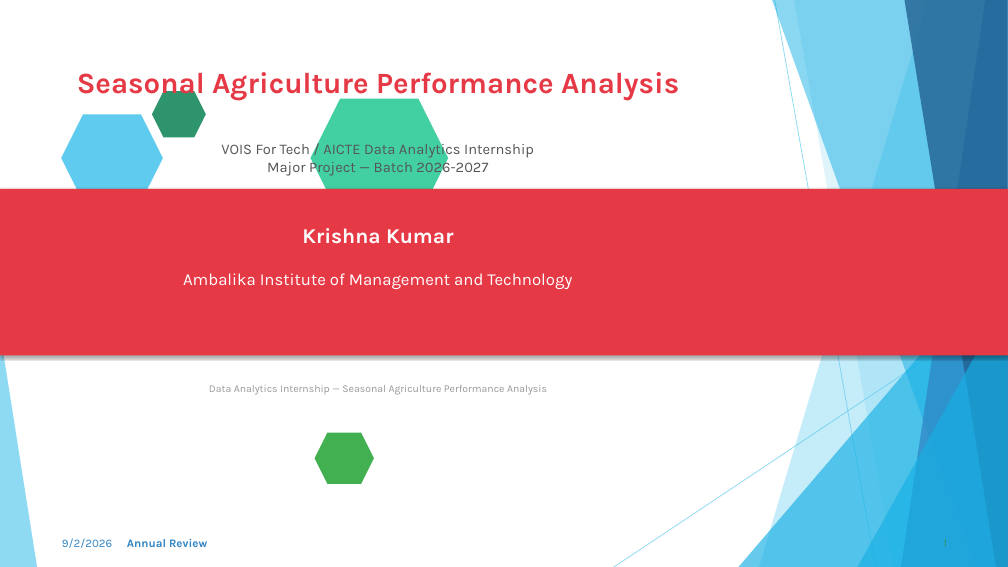
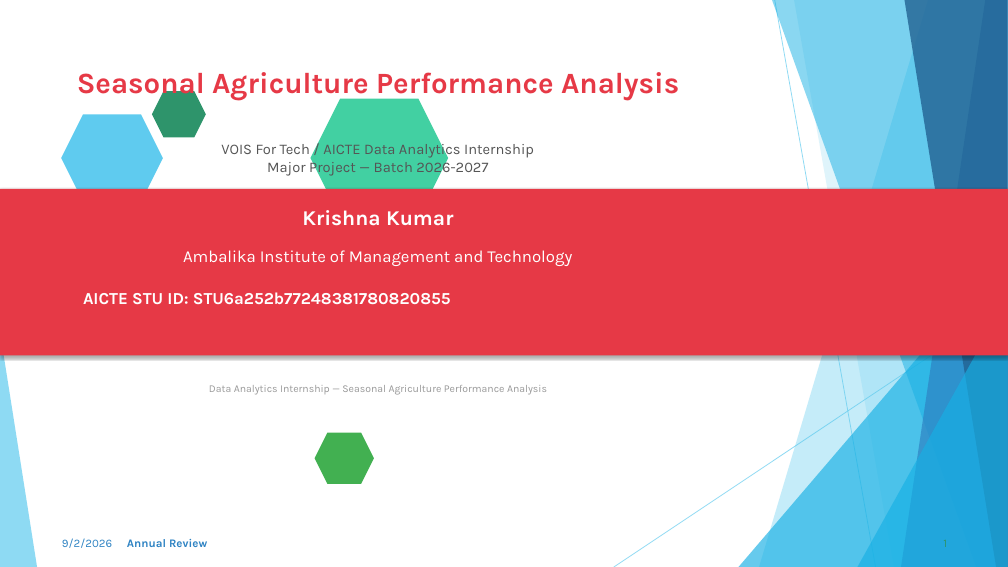
Before and after one commit to krishna3163/Seasonal-Agriculture-Performance-Analysis, a slide deck: slide 1 of VOIS_Project_PPT.pptx. Drawn at 1008x567 pixels with LibreOffice and Linux fonts; fonts in the diff are those of the drawing. Boxes give left, top, right and bottom in pixels: in the first picture for what was removed or moved away, otherwise in the second. Text is boxed around its words. In the diff, an @@ line names an element or a change of style, - is before the commit and + after.

Commit message:
Add course certificate, AICTE STU ID, and complete final deliverables in PPT

```diff
--- a/VOIS_Project_PPT.pptx
+++ b/VOIS_Project_PPT.pptx
@@ text "Krishna Kumar": place and size @@
-text "Krishna Kumar" at <box>302,228,453,244</box>
+text "Krishna Kumar" at <box>302,210,453,226</box>
@@ text "Ambalika Institute of Management and ...": place and size @@
-text "Ambalika Institute of Management and ..." at <box>183,273,572,289</box>
+text "Ambalika Institute of Management and ..." at <box>183,250,572,266</box>
@@ text added at <box>83,292,451,304</box>, 16 pt, text #FFFFFF, bold @@
+AICTE STU ID: STU6a252b77248381780820855
```
Also in this commit, not shown: 2 other slides changed, 5 other files.
